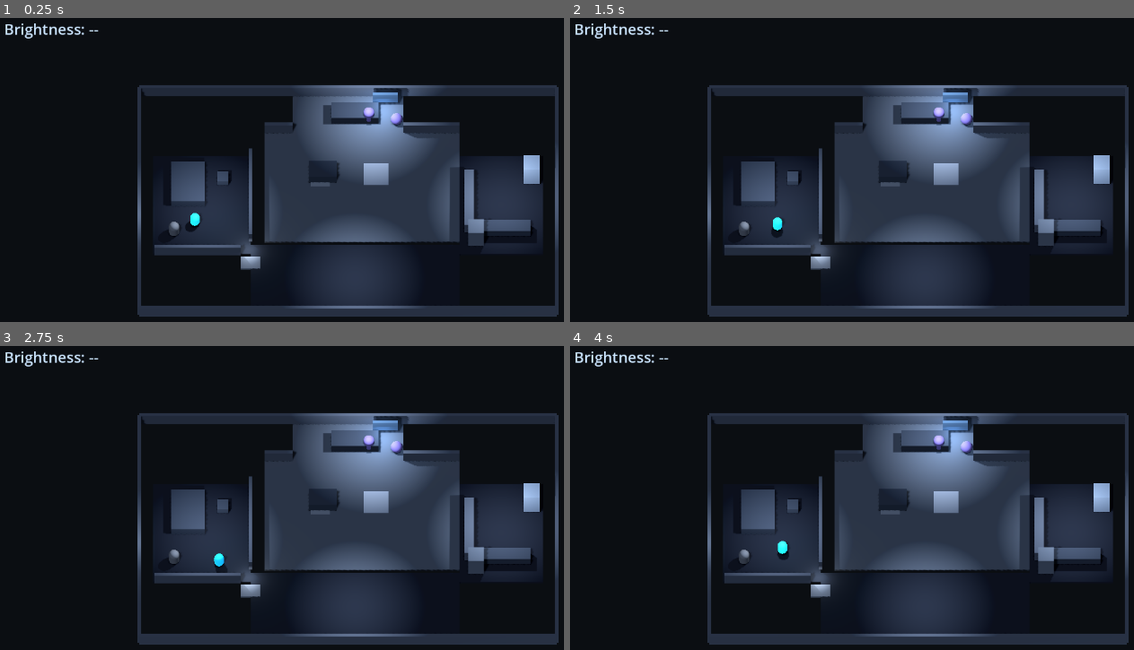
Above: before the commit, frames 1-4 (two rows, left to right).
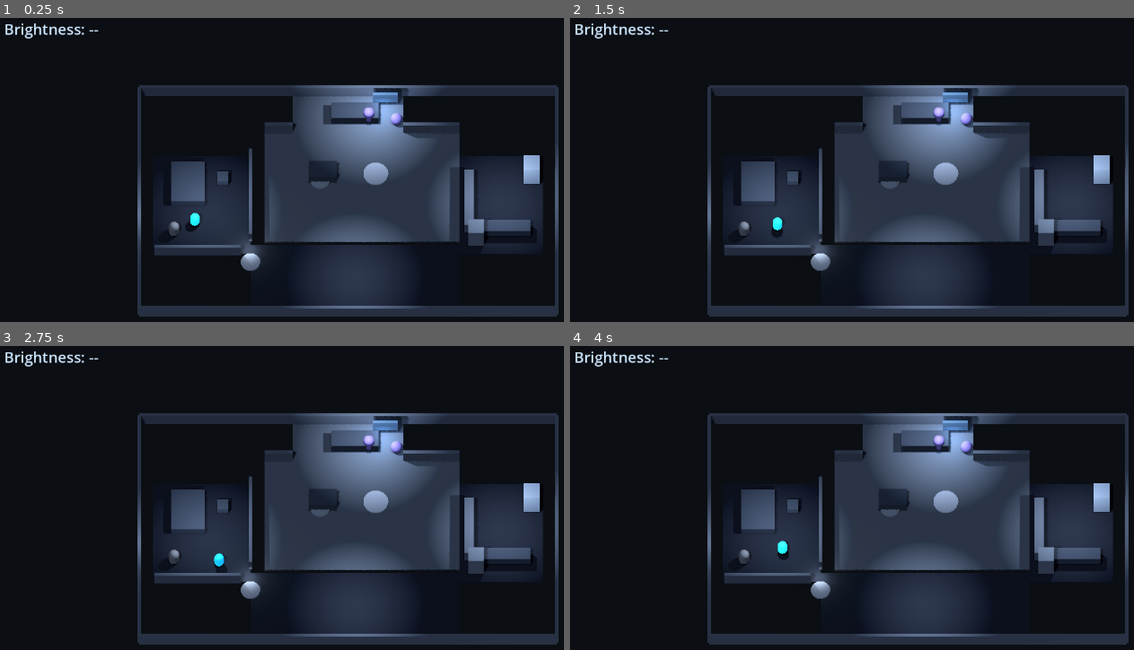
Above: after the commit, the same moments.

Repository: mrglass86/gmtk-gamejam-2026
Game: Godot game, scene res://scenes/Main.tscn
The game is run twice, just before and just after one commit, with the same random seed, the same clock (stepped at 60 frames per second) and the same inputs.
Inputs:
- Up to frame 1 (0.25 s): no input
- Up to frame 2 (1.5 s): tap Enter at 0.5 s; hold D (move_right) 0.53-1.28 s; hold E (interact) 0.53-1.28 s; tap R (restart) at 1.25 s; hold S (move_back) from 1.28 s (still down); tap Shift (run) at 1.35 s
- Up to frame 3 (2.75 s): release S (move_back) at 2.03 s; hold D (move_right) from 2.03 s (still down); hold E (interact) from 2.03 s (still down)
- Up to frame 4 (4 s): tap R (restart) at 2.75 s; release D (move_right) at 2.78 s; release E (interact) at 2.78 s; hold W (move_forward) 2.78-3.53 s; tap Shift (run) at 2.85 s; hold A (move_left) from 3.53 s (still down); hold E (interact) from 3.53 s (still down)

The runs differ from the first frame. In frame 1, 0.2% of the frame differs, in the area x 42-69%, y 47-84%; in frame 2, 0.2%; in frame 3, 0.2%; in frame 4, 0.2%.

Commit message:
Implement A3 noise indicators

Diff:
--- a/game/scenes/Main.tscn
+++ b/game/scenes/Main.tscn
@@ -6,6 +6,8 @@
 [ext_resource type="Script" path="res://scripts/AgentStub.gd" id="4_agent"]
 [ext_resource type="Script" path="res://scripts/BrightnessReadout.gd" id="5_readout"]
 [ext_resource type="Script" path="res://scripts/Player.gd" id="6_player"]
+[ext_resource type="Script" path="res://scripts/NoiseIndicatorManager.gd" id="7_indicator_manager"]
+[ext_resource type="PackedScene" path="res://scenes/NoiseSurface.tscn" id="8_noise_surface"]
 
 [sub_resource type="Environment" id="Environment_main"]
 background_mode = 1
@@ -82,6 +84,27 @@
 navigation_mesh = SubResource("NavigationMesh_static")
 enabled = true
 
+[node name="CreakyTeacher" parent="Level" instance=ExtResource("8_noise_surface")]
+position = Vector3(-7.0, 0.06, 4.7)
+loudness_multiplier = 3.0
+radius = 0.7
+surface_group = &"surface_creaky"
+surface_color = Color(0.607843, 0.627451, 0.647059, 1)
+
+[node name="DiningCreak" parent="Level" instance=ExtResource("8_noise_surface")]
+position = Vector3(-2.0, 0.06, -2.0)
+loudness_multiplier = 3.0
+radius = 0.7
+surface_group = &"surface_creaky"
+surface_color = Color(0.607843, 0.627451, 0.647059, 1)
+
+[node name="ToyTeacher" parent="Level" instance=ExtResource("8_noise_surface")]
+position = Vector3(2.0, 0.06, -2.5)
+loudness_multiplier = 4.0
+radius = 0.9
+surface_group = &"surface_toys"
+surface_color = Color(0.768627, 0.788235, 0.807843, 1)
+
 [node name="Player" type="CharacterBody3D" parent="."]
 position = Vector3(-11, 0.6, 1.5)
 groups = ["player"]
@@ -141,6 +164,9 @@
 [node name="BrightnessReadout" type="CanvasLayer" parent="."]
 script = ExtResource("5_readout")
 
+[node name="NoiseIndicatorManager" type="Node3D" parent="."]
+script = ExtResource("7_indicator_manager")
+
 [node name="Label" type="Label" parent="BrightnessReadout"]
 offset_left = 24.0
 offset_top = 24.0
--- /dev/null
+++ b/game/scenes/NoiseIndicator.tscn
@@ -0,0 +1,6 @@
+[gd_scene load_steps=2 format=3]
+
+[ext_resource type="Script" path="res://scripts/NoiseIndicator.gd" id="1_indicator"]
+
+[node name="NoiseIndicator" type="Node3D"]
+script = ExtResource("1_indicator")
--- /dev/null
+++ b/game/scenes/NoiseSurface.tscn
@@ -0,0 +1,6 @@
+[gd_scene load_steps=2 format=3]
+
+[ext_resource type="Script" path="res://scripts/NoiseSurface.gd" id="1_surface"]
+
+[node name="NoiseSurface" type="StaticBody3D"]
+script = ExtResource("1_surface")
--- a/game/scripts/LevelBuilder.gd
+++ b/game/scripts/LevelBuilder.gd
@@ -35,9 +35,6 @@
 	_add_floor("KitchenCarpet", Vector3(11.0, 0.0, 0.0), Vector2(6.0, 8.0), carpet_color, "surface_carpet")
 	_add_floor("DiningHardwood", Vector3(1.0, 0.0, -1.5), Vector2(14.0, 9.0), hardwood_color, "surface_hardwood")
 	_add_floor("LivingHardwood", Vector3(0.0, 0.0, -7.5), Vector2(8.0, 3.0), hardwood_color, "surface_hardwood")
-	_add_floor("CreakyTeacher", Vector3(-7.0, 0.02, 4.7), Vector2(1.4, 1.0), creaky_color, "surface_creaky")
-	_add_floor("DiningCreak", Vector3(-2.0, 0.02, -2.0), Vector2(1.4, 1.0), creaky_color, "surface_creaky")
-	_add_floor("ToyPatch", Vector3(2.0, 0.02, -2.5), Vector2(1.8, 1.8), toy_color, "surface_toys")
 
 
 func _build_walls() -> void:
--- a/game/scripts/Main.gd
+++ b/game/scripts/Main.gd
@@ -32,6 +32,9 @@
 	if OS.get_cmdline_user_args().has("--verify-a2"):
 		_verify_noise_system()
 		get_tree().quit()
+		return
+	if OS.get_cmdline_user_args().has("--verify-a3"):
+		_verify_noise_indicators()
 		return
 	var capture_path: String = _capture_path_from_args()
 	if not capture_path.is_empty():
@@ -90,6 +93,21 @@
 	_a2_received_loudness = loudness
 
 
+func _verify_noise_indicators() -> void:
+	NoiseSystem.emit_noise(Vector3.ZERO, 0.08, self)
+	NoiseSystem.emit_noise(Vector3.ZERO, 0.40, self)
+	NoiseSystem.emit_noise(Vector3.ZERO, 1.0, self)
+	NoiseSystem.emit_noise(Vector3.ZERO, 1.2, self)
+	NoiseSystem.emit_noise(Vector3.ZERO, 4.0, self)
+	await get_tree().process_frame
+	var manager: Node3D = $NoiseIndicatorManager
+	assert(manager.get_child_count() == 4)
+	var loudest_indicator: Node = manager.get_child(3)
+	assert(is_equal_approx(float(loudest_indicator.get("max_radius")), 20.0))
+	print("A3 verification passed: absolute 0.25 gate and 20 m audibility cap.")
+	get_tree().quit()
+
+
 func _capture_path_from_args() -> String:
 	for argument: String in OS.get_cmdline_user_args():
 		if argument.begins_with("--capture-layout="):
--- /dev/null
+++ b/game/scripts/NoiseIndicator.gd
@@ -0,0 +1,113 @@
+extends Node3D
+class_name NoiseIndicator
+
+## A single visual noise event. Its ring measures audibility precisely; its
+## billboard icon identifies the source and makes sustained events feel alive.
+
+@export var audibility_multiplier: float = 8.0
+@export var maximum_radius: float = 20.0
+@export var lifetime: float = 1.2
+@export var spoke_count: int = 8
+@export var spoke_length: float = 0.55
+@export var spoke_thickness: float = 0.045
+@export var ring_height: float = 0.04
+@export var icon_rise: float = 0.5
+@export var icon_base_scale: float = 0.4
+@export var icon_loudness_scale: float = 0.15
+@export var sustained_jitter: float = 0.06
+@export var icon_texture_size: int = 32
+@export var indicator_color: Color = Color("#FF2D95")
+
+var max_radius: float = 0.0
+var _elapsed: float = 0.0
+var _is_sustained: bool = false
+var _ring_material: StandardMaterial3D
+var _icon: Sprite3D
+var _spokes: Array[MeshInstance3D] = []
+var _icon_scale: float = 1.0
+
+
+func configure(noise_position: Vector3, loudness: float, sustained: bool) -> void:
+	position = Vector3(noise_position.x, ring_height, noise_position.z)
+	max_radius = minf(loudness * audibility_multiplier, maximum_radius)
+	_is_sustained = sustained
+	_icon_scale = icon_base_scale + loudness * icon_loudness_scale
+
+
+func _ready() -> void:
+	_build_ring()
+	_build_icon()
+
+
+func _process(delta: float) -> void:
+	_elapsed += delta
+	var progress: float = clampf(_elapsed / lifetime, 0.0, 1.0)
+	_update_ring(progress)
+	_update_icon(progress)
+	if progress >= 1.0:
+		queue_free()
+
+
+func _build_ring() -> void:
+	_ring_material = StandardMaterial3D.new()
+	_ring_material.transparency = BaseMaterial3D.TRANSPARENCY_ALPHA
+	_ring_material.shading_mode = BaseMaterial3D.SHADING_MODE_UNSHADED
+	_ring_material.albedo_color = indicator_color
+
+	var spoke_mesh: BoxMesh = BoxMesh.new()
+	spoke_mesh.size = Vector3(1.0, spoke_thickness, spoke_thickness)
+	for spoke_index: int in range(spoke_count):
+		var spoke: MeshInstance3D = MeshInstance3D.new()
+		spoke.mesh = spoke_mesh
+		spoke.material_override = _ring_material
+		spoke.cast_shadow = GeometryInstance3D.SHADOW_CASTING_SETTING_OFF
+		add_child(spoke)
+		_spokes.append(spoke)
+
+
+func _build_icon() -> void:
+	_icon = Sprite3D.new()
+	_icon.texture = _create_icon_texture()
+	_icon.billboard = BaseMaterial3D.BILLBOARD_ENABLED
+	_icon.pixel_size = 0.018
+	_icon.no_depth_test = true
+	_icon.modulate = indicator_color
+	_icon.scale = Vector3.ONE * _icon_scale
+	add_child(_icon)
+
+
+func _create_icon_texture() -> ImageTexture:
+	var image: Image = Image.create(icon_texture_size, icon_texture_size, false, Image.FORMAT_RGBA8)
+	var center: int = icon_texture_size / 2
+	for x: int in range(icon_texture_size):
+		for y: int in range(icon_texture_size):
+			if abs(x - center) + abs(y - center) <= center * 0.55:
+				image.set_pixel(x, y, Color.WHITE)
+	return ImageTexture.create_from_image(image)
+
+
+func _update_ring(progress: float) -> void:
+	var current_radius: float = max_radius * progress
+	var alpha: float = 1.0 - progress
+	var ring_color: Color = indicator_color
+	ring_color.a = alpha
+	_ring_material.albedo_color = ring_color
+	for spoke_index: int in range(_spokes.size()):
+		var angle: float = TAU * float(spoke_index) / float(spoke_count)
+		var direction: Vector3 = Vector3(cos(angle), 0.0, sin(angle))
+		var visible_length: float = minf(spoke_length, current_radius)
+		var spoke: MeshInstance3D = _spokes[spoke_index]
+		spoke.visible = visible_length > 0.0
+		spoke.position = direction * maxf(current_radius - visible_length * 0.5, 0.0)
+		spoke.rotation.y = -angle
+		spoke.scale = Vector3(visible_length, 1.0, 1.0)
+
+
+func _update_icon(progress: float) -> void:
+	var icon_color: Color = indicator_color
+	icon_color.a = 1.0 - progress
+	_icon.modulate = icon_color
+	_icon.position = Vector3(0.0, icon_rise * progress, 0.0)
+	if _is_sustained:
+		_icon.position.x = randf_range(-sustained_jitter, sustained_jitter)
+		_icon.position.z = randf_range(-sustained_jitter, sustained_jitter)
--- /dev/null
+++ b/game/scripts/NoiseIndicatorManager.gd
@@ -0,0 +1,27 @@
+extends Node3D
+
+## Absolute-gated listener for NoiseSystem. The bus itself stays unfiltered;
+## only this visual listener decides which post-mask events need a ring.
+
+@export var render_threshold: float = 0.25
+@export var sustained_event_gap: float = 0.35
+
+const INDICATOR_SCENE: PackedScene = preload("res://scenes/NoiseIndicator.tscn")
+
+var _last_event_time: Dictionary = {}
+
+
+func _ready() -> void:
+	NoiseSystem.noise_emitted.connect(_on_noise_emitted)
+
+
+func _on_noise_emitted(pos: Vector3, loudness: float, source: Node) -> void:
+	if loudness < render_threshold:
+		return
+	var source_id: int = source.get_instance_id()
+	var now: float = Time.get_ticks_msec() * 0.001
+	var previous_time: float = _last_event_time.get(source_id, -INF)
+	_last_event_time[source_id] = now
+	var indicator: Node3D = INDICATOR_SCENE.instantiate() as Node3D
+	indicator.call("configure", pos, loudness, now - previous_time <= sustained_event_gap)
+	add_child(indicator)
--- /dev/null
+++ b/game/scripts/NoiseSurface.gd
@@ -0,0 +1,39 @@
+extends StaticBody3D
+class_name NoiseSurface
+
+## Reusable teaching/challenge hazard. Player.gd reads its one surface group;
+## loudness_multiplier remains explicit on the prefab for placement review.
+
+@export var loudness_multiplier: float = 3.0
+@export var radius: float = 0.7
+@export var surface_height: float = 0.12
+@export var surface_group: StringName = &"surface_creaky"
+@export var surface_color: Color = Color("#9BA0A5")
+
+
+func _ready() -> void:
+	add_to_group(surface_group)
+	add_to_group("nav_source")
+	_build_surface()
+
+
+func _build_surface() -> void:
+	var mesh_instance: MeshInstance3D = MeshInstance3D.new()
+	var mesh: CylinderMesh = CylinderMesh.new()
+	mesh.top_radius = radius
+	mesh.bottom_radius = radius
+	mesh.height = surface_height
+	mesh.radial_segments = 20
+	var material: StandardMaterial3D = StandardMaterial3D.new()
+	material.albedo_color = surface_color
+	material.roughness = 1.0
+	mesh_instance.mesh = mesh
+	mesh_instance.material_override = material
+	add_child(mesh_instance)
+
+	var collision: CollisionShape3D = CollisionShape3D.new()
+	var shape: CylinderShape3D = CylinderShape3D.new()
+	shape.radius = radius
+	shape.height = surface_height
+	collision.shape = shape
+	add_child(collision)
Not shown: 1 places in game/scenes/Main.tscn that only renumber resources
